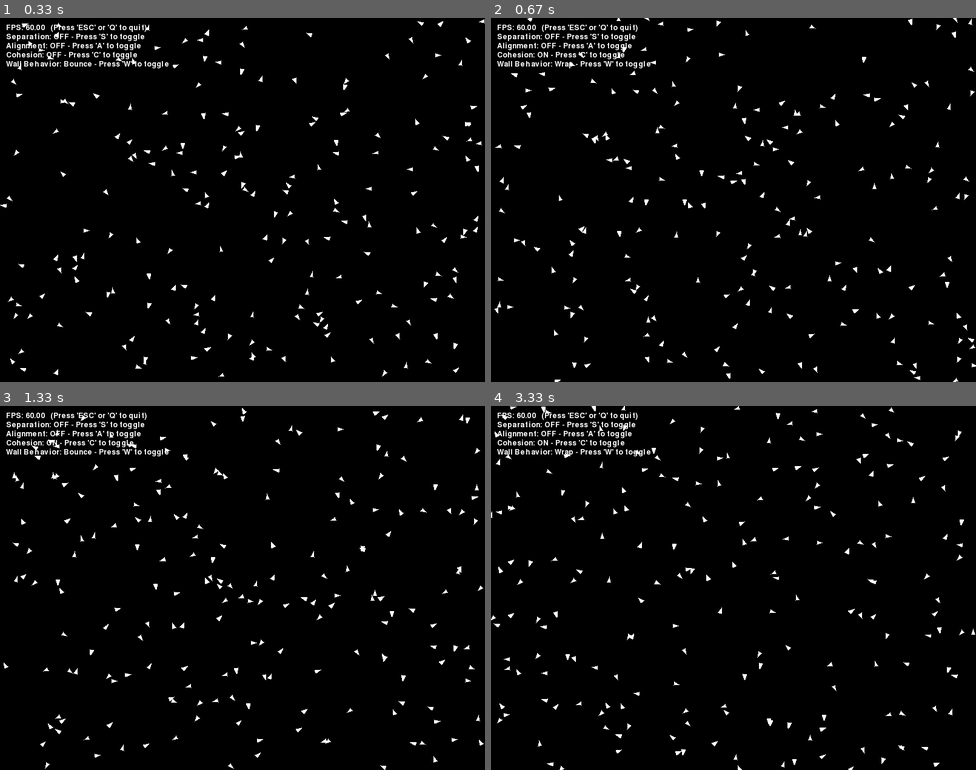
Above: before the commit, frames 1-4 (two rows, left to right).
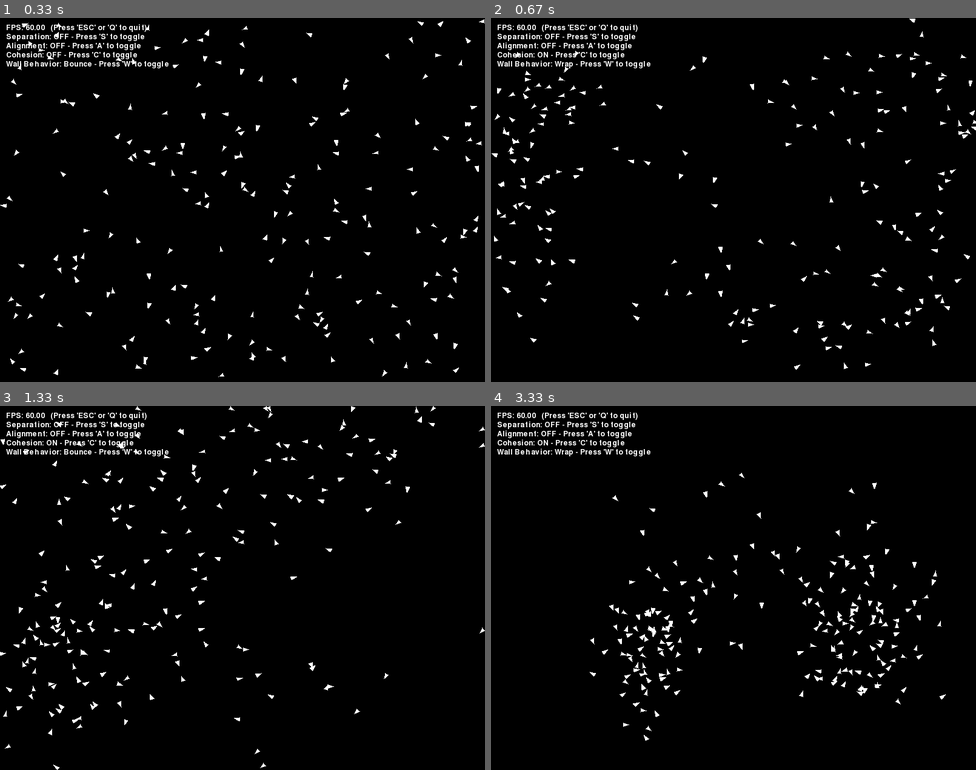
Above: after the commit, the same moments.

Repository: sameerahmed772/lab8-pygame
Game: pygame game, started from boids_exam.py
Same seed, same stepped clock (60 frames per second), same inputs: the game is played once before the commit and once after it.
Inputs:
- Up to frame 1 (0.33 s): no input
- Up to frame 2 (0.67 s): hold C from 0.33 s (still down); hold W from 0.33 s (still down)
- Up to frame 3 (1.33 s): release C at 0.8 s; release W at 0.8 s; hold W 0.83-1.3 s
- Up to frame 4 (3.33 s): hold A 1.33-1.87 s; hold S 1.9-2.2 s; tap C at 2.05, 3.22 s; hold A 2.23-2.63 s; hold W 2.67-3.03 s; hold S from 3.07 s (still down)

Frame 1 is identical in both runs. In frame 2, 2.9% of the frame differs, in the area x 0-100%, y 0-100%; in frame 3, 2.9%; in frame 4, 3.0%.

Commit message:
exam: q14 - boids: cohesion

Diff:
--- a/boids_exam.py
+++ b/boids_exam.py
@@ -18,29 +18,28 @@
     # Use the *_STEER_STRENGTH parameters when applying the steering forces in the update() method.
     # You may have to adjust these parameters to get good results, but they should be a good starting point for tuning the behaviors.
 
-    # Separation is the behavior where boids steer away from nearby boids to avoid crowding
+    # Separation
     SEPARATION_ON: bool = False  # Toggle separation behavior on/off
-    SEPARATION_DISTANCE: int = BOID_SIZE * 15  # Minimum distance to maintain from other boids
-    SEPARATION_STEER_STRENGTH: float = 5 # How strongly boids steer away from neighbors (vector-based)
-
-    # Alignment is the behavior where boids steer toward the average direction of nearby boids
+    SEPARATION_DISTANCE: int = BOID_SIZE * 15
+    SEPARATION_STEER_STRENGTH: float = 5
+
+    # Alignment
     ALIGNEMENT_ON: bool = False  # Toggle alignment behavior on/off
-    ALIGNMENT_DISTANCE: int = BOID_SIZE * 100  # Distance within which to consider neighbors for alignment
-    ALIGNEMENT_STEER_STRENGTH: float = .8  # How strongly boids steer toward average direction of neighbors (vector-based)
-
-    # Cohesion is the behavior where boids steer toward the average position of nearby boids
+    ALIGNMENT_DISTANCE: int = BOID_SIZE * 100
+    ALIGNEMENT_STEER_STRENGTH: float = 0.8
+
+    # Cohesion
     COHESION_ON: bool = False  # Toggle cohesion behavior on/off
-    COHESION_DISTANCE: int = BOID_SIZE * 50  # Distance within which to consider neighbors for cohesion
-    COHESION_STEER_STRENGTH: float = 5  # How strongly boids steer toward center of mass of neighbors (vector-based)
+    COHESION_DISTANCE: int = BOID_SIZE * 50
+    COHESION_STEER_STRENGTH: float = 5
 
     # Wall warp or bounce
     WALL_BEHAVIOR: str = "bounce"  # "wrap" or "bounce"
 
 
-
 config = Config()
 
-# Main Boid class representing each boid in the simulation
+
 class Boid:
     def __init__(self) -> None:
         self.x: float = random.randint(0, config.WIDTH)
@@ -50,7 +49,6 @@
         self.vx: float = self.speed * math.cos(angle)
         self.vy: float = self.speed * math.sin(angle)
 
-
     # TODO: Implement speed clamping to ensure boids don't exceed max speed
     def _clampSpeed(self) -> None:
         pass
@@ -70,7 +68,9 @@
             self.x = max(config.BOID_SIZE, min(self.x, config.WIDTH - config.BOID_SIZE))
         if self.y < config.BOID_SIZE or self.y > config.HEIGHT - config.BOID_SIZE:
             self.vy = -self.vy
-            self.y = max(config.BOID_SIZE, min(self.y, config.HEIGHT - config.BOID_SIZE))
+            self.y = max(
+                config.BOID_SIZE, min(self.y, config.HEIGHT - config.BOID_SIZE)
+            )
 
     # TODO: Implement Random Steering of the velocity vector to create more natural movement
     def _random_steer(self, spread: float = 0.2) -> None:
@@ -85,7 +85,6 @@
         self.vx = speed * math.cos(new_angle)
         self.vy = speed * math.sin(new_angle)
 
-
     # TODO: Implement the three main boid behaviors: separation, alignment, and cohesion
 
     # Separation: steer away from nearby boids to avoid crowding:
@@ -93,8 +92,8 @@
     # Explanation: For each nearby boid, calculate a vector pointing away from it,
     # inversely proportional to the distance.
     # Then sum these vectors to get the overall separation steering force.
-    def _separation(self, boids: List['Boid']) -> pygame.Vector2:
-        steer : pygame.Vector2 = pygame.Vector2(0, 0)
+    def _separation(self, boids: List["Boid"]) -> pygame.Vector2:
+        steer: pygame.Vector2 = pygame.Vector2(0, 0)
         for other in boids:
             if other is not self:
                 dx = self.x - other.x
@@ -110,8 +109,8 @@
     # Explanation: For each nearby boid, get its velocity vector and sum them up.
     # Then divide by the number of nearby boids to get the average velocity,
     # and subtract the current boid's velocity to get the alignment steering force.
-    def _alignment(self, boids: List['Boid']) -> pygame.Vector2:
-        steer : pygame.Vector2 = pygame.Vector2(0, 0)
+    def _alignment(self, boids: List["Boid"]) -> pygame.Vector2:
+        steer: pygame.Vector2 = pygame.Vector2(0, 0)
         avg_vx: float = 0.0
         avg_vy: float = 0.0
         count: int = 0
@@ -132,13 +131,25 @@
     # Explanation: For each nearby boid, get its position and sum them up.
     # Then divide by the number of nearby boids to get the average position,
     # and subtract the current boid's position to get the cohesion steering force.
-    def _cohesion(self, boids: List['Boid']) -> pygame.Vector2:
-        steer : pygame.Vector2 = pygame.Vector2(0, 0)
+    def _cohesion(self, boids: List["Boid"]) -> pygame.Vector2:
+        steer: pygame.Vector2 = pygame.Vector2(0, 0)
+        avg_x: float = 0.0
+        avg_y: float = 0.0
+        count: int = 0
+        for other in boids:
+            if other is not self:
+                dist = math.hypot(self.x - other.x, self.y - other.y)
+                if 0 < dist < config.COHESION_DISTANCE:
+                    avg_x += other.x
+                    avg_y += other.y
+                    count += 1
+        if count > 0:
+            steer.x = (avg_x / count) - self.x
+            steer.y = (avg_y / count) - self.y
         return steer
 
-
     # TODO: Use _random_steer, _separation, _alignment and _cohesion in update()
-    def update(self, boids: List['Boid'], dt: int) -> None:
+    def update(self, boids: List["Boid"], dt: int) -> None:
         # dt is in milliseconds, convert to seconds for physics calculations, when applying steering forces
         # and the speed which are in pixels per second
         dt_seconds: float = dt / 1000.0
@@ -162,6 +173,11 @@
             self.vx += align_steer.x * config.ALIGNEMENT_STEER_STRENGTH
             self.vy += align_steer.y * config.ALIGNEMENT_STEER_STRENGTH
 
+        if config.COHESION_ON:
+            coh_steer = self._cohesion(boids)
+            self.vx += coh_steer.x * config.COHESION_STEER_STRENGTH
+            self.vy += coh_steer.y * config.COHESION_STEER_STRENGTH
+
         # Update the boid's position based on its velocity.
         self.x += self.vx * dt_seconds
         self.y += self.vy * dt_seconds
@@ -172,42 +188,59 @@
         else:
             self._screen_wrap()
 
-
     # Draw boid as a triangle pointing in the direction of velocity
     def draw(self, screen: pygame.Surface) -> None:
-        arrow_spread_angle: float = 2.5  # Radians between the two back points of the triangle
+        arrow_spread_angle: float = 2.5
         angle: float = math.atan2(self.vy, self.vx)
         points: List[Tuple[float, float]] = [
-            (self.x + math.cos(angle) * config.BOID_SIZE, self.y + math.sin(angle) * config.BOID_SIZE),
-            (self.x + math.cos(angle + arrow_spread_angle) * config.BOID_SIZE, self.y + math.sin(angle + arrow_spread_angle) * config.BOID_SIZE),
-            (self.x + math.cos(angle - arrow_spread_angle) * config.BOID_SIZE, self.y + math.sin(angle - arrow_spread_angle) * config.BOID_SIZE),
+            (
+                self.x + math.cos(angle) * config.BOID_SIZE,
+                self.y + math.sin(angle) * config.BOID_SIZE,
+            ),
+            (
+                self.x + math.cos(angle + arrow_spread_angle) * config.BOID_SIZE,
+                self.y + math.sin(angle + arrow_spread_angle) * config.BOID_SIZE,
+            ),
+            (
+                self.x + math.cos(angle - arrow_spread_angle) * config.BOID_SIZE,
+                self.y + math.sin(angle - arrow_spread_angle) * config.BOID_SIZE,
+            ),
         ]
         pygame.draw.polygon(screen, (255, 255, 255), points)
 
+
 # Draw HUD (Heads Up Display) with FPS and behavior statuses
-def draw_hud(screen: pygame.Surface, font: pygame.font.Font, config: Config, fps: float) -> None:
+def draw_hud(
+    screen: pygame.Surface, font: pygame.font.Font, config: Config, fps: float
+) -> None:
     # Draw separation status and alignment and FPS on the screen
     text: str = f"FPS: {fps:.2f}   (Press 'ESC' or 'Q' to quit)"
     img: pygame.Surface = font.render(text, True, (255, 255, 255))
     screen.blit(img, (10, 10))
-    text: str = f"Separation: {'ON' if config.SEPARATION_ON else 'OFF'} - Press 'S' to toggle"
+    text: str = (
+        f"Separation: {'ON' if config.SEPARATION_ON else 'OFF'} - Press 'S' to toggle"
+    )
     img = font.render(text, True, (255, 255, 255))
     screen.blit(img, (10, 25))
-    text: str = f"Alignment: {'ON' if config.ALIGNEMENT_ON else 'OFF'} - Press 'A' to toggle"
+    text: str = (
+        f"Alignment: {'ON' if config.ALIGNEMENT_ON else 'OFF'} - Press 'A' to toggle"
+    )
     img = font.render(text, True, (255, 255, 255))
     screen.blit(img, (10, 40))
-    text: str = f"Cohesion: {'ON' if config.COHESION_ON else 'OFF'} - Press 'C' to toggle"
+    text: str = (
+        f"Cohesion: {'ON' if config.COHESION_ON else 'OFF'} - Press 'C' to toggle"
+    )
     img = font.render(text, True, (255, 255, 255))
     screen.blit(img, (10, 55))
-    text: str = f"Wall Behavior: {config.WALL_BEHAVIOR.capitalize()} - Press 'W' to toggle"
+    text: str = (
+        f"Wall Behavior: {config.WALL_BEHAVIOR.capitalize()} - Press 'W' to toggle"
+    )
     img = font.render(text, True, (255, 255, 255))
     screen.blit(img, (10, 70))
 
 
 # Main function to run the simulation
 def run_simulation() -> None:
-
-    # Initialize Pygame and create screen, clock, and font
     pygame.init()
     screen: pygame.Surface = pygame.display.set_mode((Config.WIDTH, Config.HEIGHT))
     clock: pygame.time.Clock = pygame.time.Clock()
@@ -220,7 +253,7 @@
     running: bool = True
     while running:
         dt: int = clock.tick(60)  # Elapsed time in milliseconds since last frame
-        fps: float = clock.get_fps() # Current frames per second
+        fps: float = clock.get_fps()  # Current frames per second
 
         # Screen clearing
         screen.fill((0, 0, 0))
@@ -239,19 +272,21 @@
                 if event.key == pygame.K_c:
                     config.COHESION_ON = not config.COHESION_ON
                 if event.key == pygame.K_w:
-                    config.WALL_BEHAVIOR = "bounce" if config.WALL_BEHAVIOR == "wrap" else "wrap"
+                    config.WALL_BEHAVIOR = (
+                        "bounce" if config.WALL_BEHAVIOR == "wrap" else "wrap"
+                    )
 
         # Update and draw boids in one loop
         for boid in boids:
             boid.update(boids, dt)
             boid.draw(screen)
 
-        # Draw HUD (Heads Up Display) with FPS and behavior statuses
+        # Draw HUD with FPS and behavior statuses
         draw_hud(screen, font, config, fps)
         pygame.display.flip()
 
     pygame.quit()
 
-# Main entry point to run the simulation
+
 if __name__ == "__main__":
     run_simulation()
